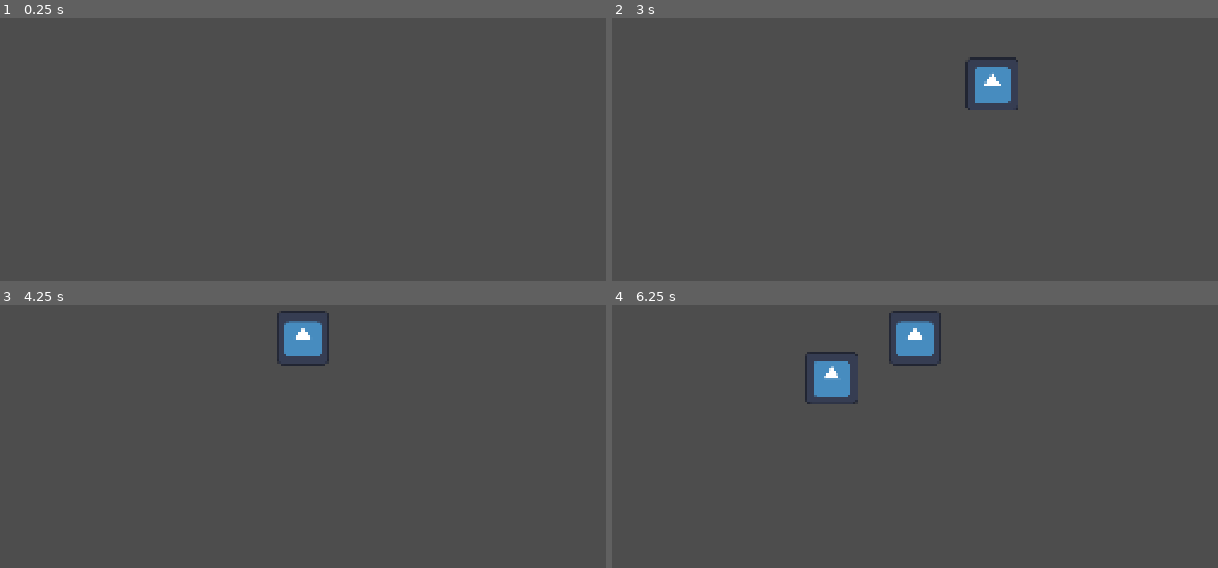
Above: before the commit, frames 1-4 (two rows, left to right).
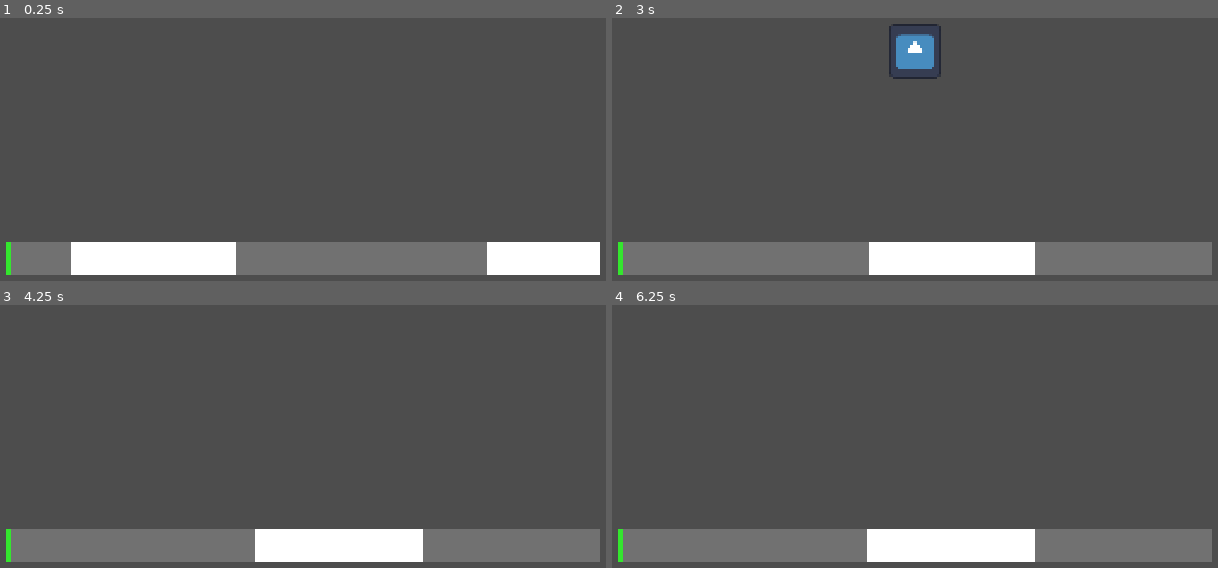
Above: after the commit, the same moments.

Repository: nstryder/Pumpkin-And-Mayhem
Game: Godot game, scene res://debug/test_cooking_pot.tscn
Same seed, same stepped clock (60 frames per second), same inputs: the game is played once before the commit and once after it. This scene is started directly instead of the project's main scene. The engine's default icon, where the game draws it, is replaced by a stand-in: a white triangle on a blue panel in a dark square.
Inputs (mouse positions are in pixels of both pictures, inside the frame that each line leads up to):
- Up to frame 1 (0.25 s): no input
- Up to frame 2 (3 s): move the mouse to (1090, 136) at 0.52 s; click (1090, 136) at 0.67 s; drag from (757, 181) to (872, 246) at 1.27 s; move the mouse to (993, 60) at 2.02 s; click (993, 60) at 2.17 s; drag from (872, 246) to (672, 91) at 2.77 s
- Up to frame 3 (4.25 s): tap Enter at 3.5 s; move the mouse to (545, 512) at 3.52 s; click (545, 512) at 3.67 s
- Up to frame 4 (6.25 s): tap Space at 4.25, 5.75 s; drag from (672, 378) to (793, 331) at 4.27 s; tap Enter at 5 s; move the mouse to (957, 444) at 5.02 s; click (957, 444) at 5.17 s; drag from (793, 331) to (757, 468) at 5.77 s

The runs differ from the first frame. In frame 1, 12% of the frame differs, in the area x 0-100%, y 85-98%; in frame 2, 14%, in the area x 0-100%, y 2-98%; in frame 3, 13%; in frame 4, 14%.

Commit message:
Add basic timeline visuals

Diff:
--- a/project.godot
+++ b/project.godot
@@ -22,7 +22,6 @@
 gdscript/warnings/unsafe_method_access=1
 gdscript/warnings/unsafe_cast=1
 gdscript/warnings/unsafe_call_argument=1
-gdscript/warnings/missing_await=1
 gdscript/warnings/integer_division=0
 
 [display]
--- a/src/game_screens/cooking_pot_game.gd
+++ b/src/game_screens/cooking_pot_game.gd
@@ -9,15 +9,18 @@
 
 var actions: Array[TimelineAction] = []
 var current_prompt: Node2D
+var scroll_speed: float = 200.0
 
 
 @onready var timeline_player: AnimationPlayer = $TimelinePlayer
 @onready var timer: Timer = $Timer
 @onready var output: Label = $Output
+@onready var action_holder: Control = %ActionHolder
 
 
 func _ready() -> void:
 	_get_timeline_actions()
+	_place_timeline_actions()
 	timer.timeout.connect(_on_action_missed)
 	output.hide()
 
@@ -33,6 +36,23 @@
 		action.start_time = animation.track_get_key_time(track_idx, key_idx)
 		action.window_duration = animation.method_track_get_params(track_idx, key_idx)[0]
 		actions.push_back(action)
+
+
+func _place_timeline_actions() -> void:
+	for action in actions:
+		var action_item := ColorRect.new()
+		action_item.color = Color.WHITE
+		action_item.size.y = action_holder.size.y
+		# general eq: d = vt
+		# Position:x determined by time
+		# Size:x determined by time + window
+		action_item.position.x = scroll_speed * action.start_time
+		action_item.size.x = scroll_speed * action.window_duration
+		action_holder.add_child(action_item)
+
+
+func _process(delta: float) -> void:
+	action_holder.position.x -= scroll_speed * delta
 
 
 func act_circle(window: float) -> void:
@@ -53,8 +73,12 @@
 func _on_action_completed() -> void:
 	timer.stop()
 	current_prompt.queue_free()
+	actions.pop_front()
 	show_text("Nice!")
 
 
 func _on_action_missed() -> void:
-	pass
+	timeline_player.stop()
+	current_prompt.queue_free()
+	show_text("Failed...")
+	set_process(false)
--- a/src/game_screens/cooking_pot_game.tscn
+++ b/src/game_screens/cooking_pot_game.tscn
@@ -60,3 +60,50 @@
 text = "Nice!"
 label_settings = SubResource("LabelSettings_lwrwe")
 horizontal_alignment = 1
+
+[node name="TimelineVisual" type="Node2D" parent="." unique_id=1995783135]
+position = Vector2(0, 240)
+
+[node name="Mask" type="ColorRect" parent="TimelineVisual" unique_id=1411470425]
+clip_children = 1
+anchors_preset = 8
+anchor_left = 0.5
+anchor_top = 0.5
+anchor_right = 0.5
+anchor_bottom = 0.5
+offset_left = -710.0
+offset_top = -39.0
+offset_right = 710.0
+offset_bottom = 39.0
+grow_horizontal = 2
+grow_vertical = 2
+pivot_offset_ratio = Vector2(0.5, 0.5)
+
+[node name="BG" type="ColorRect" parent="TimelineVisual/Mask" unique_id=285367467]
+layout_mode = 1
+anchors_preset = 15
+anchor_right = 1.0
+anchor_bottom = 1.0
+grow_horizontal = 2
+grow_vertical = 2
+color = Color(1, 1, 1, 0.20392157)
+
+[node name="ActionHolder" type="Control" parent="TimelineVisual/Mask" unique_id=1077044540]
+unique_name_in_owner = true
+layout_mode = 1
+anchors_preset = 15
+anchor_right = 1.0
+anchor_bottom = 1.0
+grow_horizontal = 2
+grow_vertical = 2
+
+[node name="ActionLine" type="ColorRect" parent="TimelineVisual/Mask" unique_id=1712842503]
+layout_mode = 1
+anchors_preset = 4
+anchor_top = 0.5
+anchor_bottom = 0.5
+offset_top = -50.0
+offset_right = 10.0
+offset_bottom = 50.0
+grow_vertical = 2
+color = Color(0.20399997, 0.9, 0.17999998, 1)
